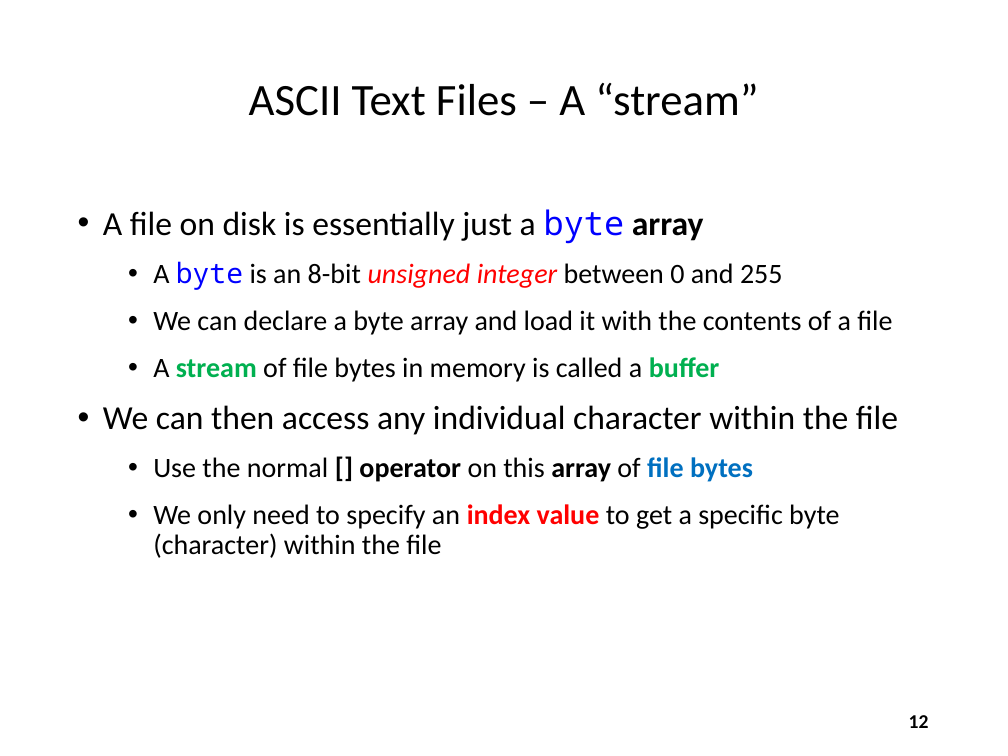
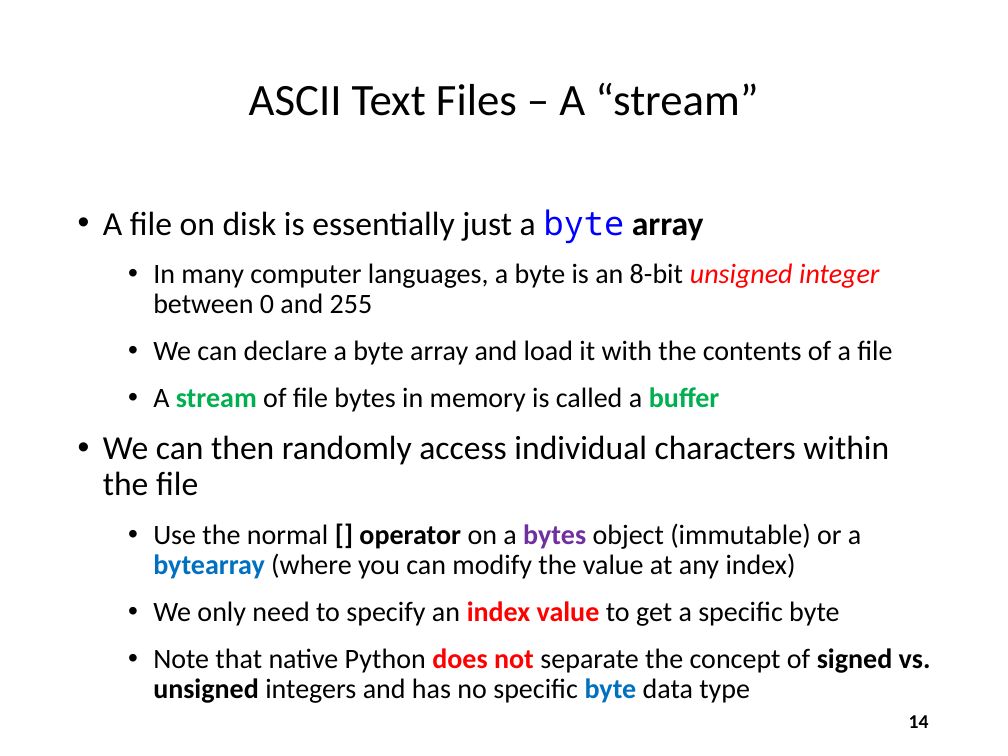
Before and after one commit to dbiersach/scicomp101, a slide deck: slide 14 of Session 08 - Histograms and Code Breaking/Session 08 - Histograms and Code Breaking.pptx (slide 12 before the commit). Drawn at 1008x756 pixels with LibreOffice and Linux fonts; fonts in the diff are those of the drawing. Boxes give left, top, right and bottom in pixels: in the first picture for what was removed or moved away, otherwise in the second. Text is boxed around its words. In the diff, an @@ line names an element or a change of style, - is before the commit and + after.

```diff
--- a/Session 08 - Histograms and Code Breaking/Session 08 - Histograms and Code Breaking.pptx
+++ b/Session 08 - Histograms and Code Breaking/Session 08 - Histograms and Code Breaking.pptx
@@ text at (x1=153, y1=263, x2=879, y2=314): text changed @@
-  • A byte is an 8-bit unsigned integer between 0 and 255
+  • In many computer languages, a byte is an 8-bit unsigned integer between 0 and 255
@@ text at (x1=103, y1=435, x2=931, y2=673): text changed @@
-• We can then access any individual character within the file
-  • Use the normal [] operator on this array of file bytes
-  • We only need to specify an index value to get a specific byte (character) within the file
+• We can then randomly access individual characters within the file
+  • Use the normal [] operator on a bytes object (immutable) or a bytearray (where you can modify the value at any index)
+  • We only need to specify an index value to get a specific byte
+  • Note that native Python does not separate the concept of signed vs. unsigned integers and has no specific byte data type
@@ page number at (x1=909, y1=715, x2=929, y2=728): text changed @@
-12
+14
```
Also in this commit, not shown: 3 other slides changed, 2 slides added.
